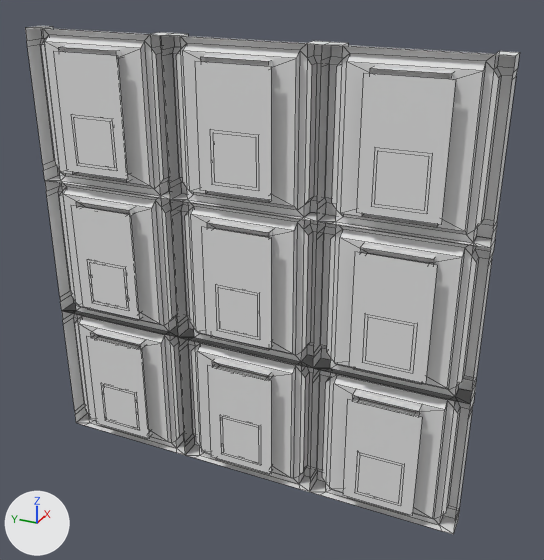
The FBX model Pitch_Prototype/Assets/Prefabs/Blockout Prefabs/ModularBuilding/WindowGroup.fbx, before and after one commit.
Both versions are drawn from a 50 mm lens placed at (-39.2, -19.7, 25.3), pointed at (1.1, -1.6, 5.1). The axes (+X, +Y, +Z) are drawn at lower left. The lights are the same throughout. Mesh edges are drawn as thin lines.
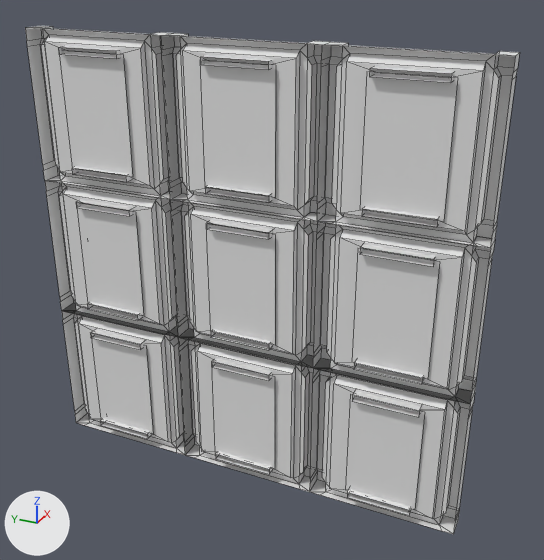
The edits, one by one:
me_plane_001 is used by ob_plane_003; location (0.0, -10.0, 4.99); rotation (0.0, 1.571, 0.0), in degrees (0, 90, 0).
me_plane_001 had 130 vertices, 103 faces and spanned x -5.0..5.0, y -5.0..5.0, z -0.73..1.46.
me_plane_001 now has 82 vertices, 68 faces and spans x -5.0..5.0, y -5.0..5.0, z -0.54..1.46.
me_plane_001 part 1: the loose piece of 4 vertices spanning x -3.82..3.82, y -2.39..2.39, z -0.73 is moved by (0.0, 0.0, 0.57).
Part 2, on me_plane_001:
8 vertices are removed from x -3.57..3.57, y -1.81..1.81, z -0.56..0.0.
8 faces are deleted.
4 vertices are added at (3.78, 1.86, 0.0), (3.78, -1.86, 0.0), (-3.76, -1.86, 0.0), (-3.76, 1.86, 0.0).
5 new faces join them.

Changed parts and their boxes (x1, y1, x2, y2) in the pictures (544 x 560 px; the box of a moved part takes in the faces that stretch with it):
part 1 of me_plane_001, moved or reshaped: before (53, 51, 456, 516); after (60, 50, 458, 510)
part 2 of me_plane_001, cut back: (45, 42, 483, 519) in both
